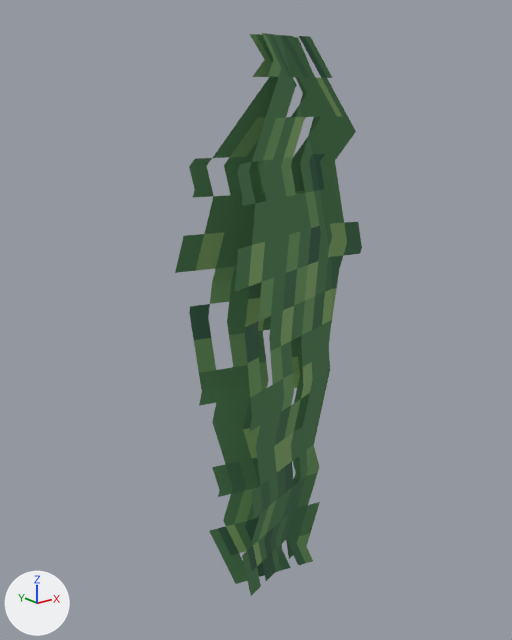
An edit to the glTF model src/public/worldloom/assets/environment/hanging-tree-leaves.glb, drawn before and after from the same camera.
Both versions are drawn from a 50 mm camera at (-0.925, -1.084, -0.111) aimed at (-0.03, 0.036, -0.559). Every picture has the same lights, and +X, +Y and +Z are marked at lower left. The first picture is the older version. Where no turn or scale is listed for an object, it has been applied to the vertices. Vertices at exactly the same position are counted once.

The older version as bpy lines, for what is in view:
```python
me_hanging_leaf_segment_mesh = bpy.data.meshes.new('Hanging_Leaf_Segment_Mesh')
me_hanging_leaf_segment_mesh.from_pydata(...)  # 24 vertices, 20 faces; spans x -0.32..0.34, y -0.141..0.124, z -1.18..0.0
me_hanging_leaf_segment_mesh.materials.append(mat_worldloom_hanging_leaf_atlas)
ob_hanging_leaf_segment = bpy.data.objects.new('Hanging_Leaf_Segment', me_hanging_leaf_segment_mesh)
ob_hanging_leaf_segment.location = (0.0, 0.0, 0.0)
```
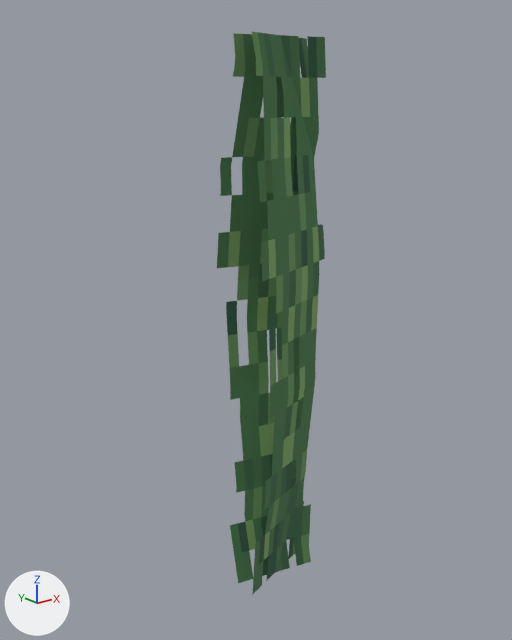
Commit message: fix(worldloom): match hanging foliage to canopy

What differs and where, as boxes (x1, y1, x2, y2) in the pictures (512 x 640 px):
'Hanging_Leaf_Segment', reshaped (41% narrower): before (175, 33, 362, 595); after (217, 32, 326, 595)

Edits to the bpy script that builds the scene:
```text
Change me_hanging_leaf_segment_mesh:
    used by ob_hanging_leaf_segment; location = (0.0, 0.0, 0.0)
    remove me_hanging_leaf_segment_mesh.from_pydata(...)  # 24 vertices, 20 faces; spans x -0.32..0.34, y -0.141..0.124, z -1.18..0.0
    add me_hanging_leaf_segment_mesh.from_pydata(...)  # 24 vertices, 20 faces; spans x -0.174..0.195, y -0.097..0.087, z -1.18..0.0
    me_hanging_leaf_segment_mesh part 1
    me_hanging_leaf_segment_mesh.vertices[0].co: (-0.097, 0.024, 0.0) -> (-0.146, 0.036, 0.0)
    me_hanging_leaf_segment_mesh.vertices[1].co: (0.097, -0.024, 0.0) -> (0.146, -0.036, 0.0)
    me_hanging_leaf_segment_mesh.vertices[2].co: (-0.265, 0.093, -0.236) -> (-0.168, 0.069, -0.236)
    me_hanging_leaf_segment_mesh.vertices[3].co: (0.278, -0.042, -0.236) -> (0.181, -0.018, -0.236)
    me_hanging_leaf_segment_mesh.vertices[4].co: (-0.32, 0.124, -0.472) -> (-0.174, 0.087, -0.472)
    me_hanging_leaf_segment_mesh.vertices[5].co: (0.34, -0.041, -0.472) -> (0.195, -0.004, -0.472)
    me_hanging_leaf_segment_mesh.vertices[6].co: (-0.29, 0.116, -0.708) -> (-0.164, 0.085, -0.708)
    me_hanging_leaf_segment_mesh.vertices[7].co: (0.311, -0.033, -0.708) -> (0.185, -0.002, -0.708)
    me_hanging_leaf_segment_mesh.vertices[8].co: (-0.236, 0.086, -0.944) -> (-0.159, 0.067, -0.944)
    me_hanging_leaf_segment_mesh.vertices[9].co: (0.249, -0.035, -0.944) -> (0.171, -0.015, -0.944)
    me_hanging_leaf_segment_mesh.vertices[10].co: (-0.155, 0.039, -1.18) -> (-0.146, 0.036, -1.18)
    me_hanging_leaf_segment_mesh.vertices[11].co: (0.155, -0.039, -1.18) -> (0.146, -0.036, -1.18)
    me_hanging_leaf_segment_mesh.vertices[12].co: (-0.096, -0.029, 0.0) -> (-0.143, -0.044, 0.0)
    me_hanging_leaf_segment_mesh.vertices[13].co: (0.096, 0.029, 0.0) -> (0.143, 0.044, 0.0)
    me_hanging_leaf_segment_mesh.vertices[14].co: (-0.26, -0.107, -0.236) -> (-0.164, -0.078, -0.236)
    me_hanging_leaf_segment_mesh.vertices[15].co: (0.275, 0.057, -0.236) -> (0.18, 0.027, -0.236)
    me_hanging_leaf_segment_mesh.vertices[16].co: (-0.313, -0.141, -0.472) -> (-0.169, -0.097, -0.472)
    me_hanging_leaf_segment_mesh.vertices[17].co: (0.338, 0.059, -0.472) -> (0.194, 0.015, -0.472)
    me_hanging_leaf_segment_mesh.vertices[18].co: (-0.284, -0.132, -0.708) -> (-0.16, -0.094, -0.708)
    me_hanging_leaf_segment_mesh.vertices[19].co: (0.309, 0.05, -0.708) -> (0.185, 0.012, -0.708)
    me_hanging_leaf_segment_mesh.vertices[20].co: (-0.231, -0.099, -0.944) -> (-0.155, -0.075, -0.944)
    me_hanging_leaf_segment_mesh.vertices[21].co: (0.247, 0.048, -0.944) -> (0.17, 0.025, -0.944)
    me_hanging_leaf_segment_mesh.vertices[22].co: (-0.153, -0.047, -1.18) -> (-0.143, -0.044, -1.18)
    me_hanging_leaf_segment_mesh.vertices[23].co: (0.153, 0.047, -1.18) -> (0.143, 0.044, -1.18)  # pixel (309, 539) -> not seen
```
